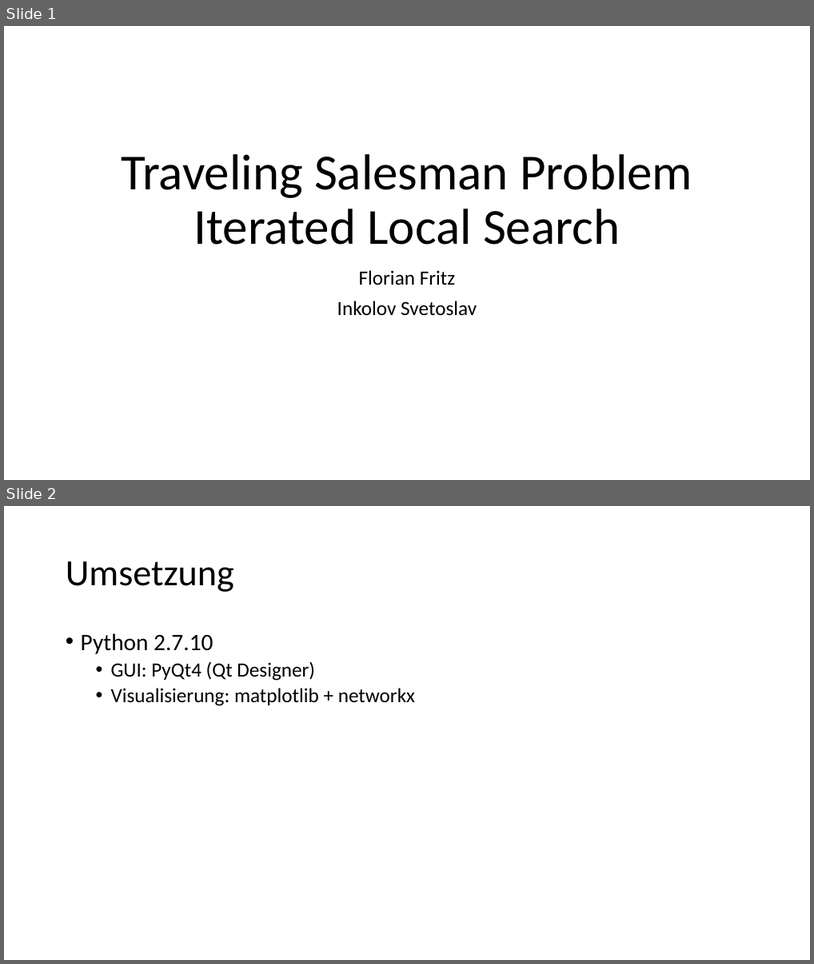
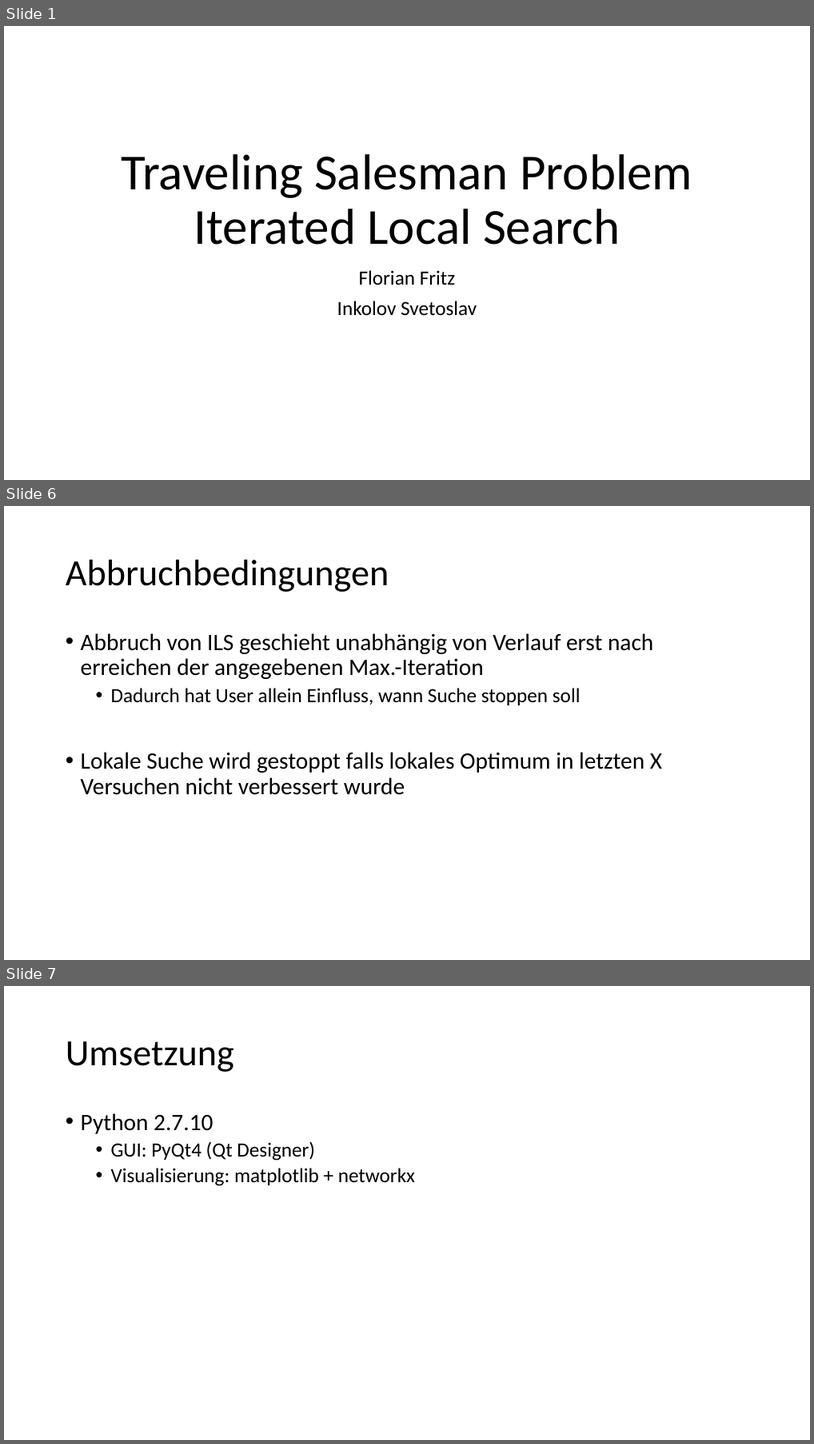
Before and after one commit to fritziF/Python-TSP-Heuristic, a slide deck: doc/Fritz_Svetoslav_TSP.pptx. Shown one above the other, each under a label of ours: slides 1 and 2 before the commit, slides 1, 6 and 7 after it; the slides between them are not shown. The pictures are 814x964 and 814x1444 pixels, drawn with LibreOffice and Linux fonts; fonts in the diff are those of the drawing. Boxes give left, top, right and bottom in pixels: in the first picture for what was removed or moved away, otherwise in the second. Text is boxed around its words. In the diff, an @@ line names an element or a change of style, - is before the commit and + after.

```diff
--- a/doc/Fritz_Svetoslav_TSP.pptx
+++ b/doc/Fritz_Svetoslav_TSP.pptx
@@ slide 6 added at [4,506,810,960], background #FFFFFF @@
@@ title added at [66,560,389,592], 44 pt, text #000000 @@
+Abbruchbedingungen
@@ text added at [81,633,662,795], 28 pt, text #000000 @@
+• Abbruch von ILS geschieht unabhängig von Verlauf erst nach erreichen der angegebenen Max.-Iteration
+  • Dadurch hat User allein Einfluss, wann Suche stoppen soll
+• Lokale Suche wird gestoppt falls lokales Optimum in letzten X Versuchen nicht verbessert wurde
@@ what was slide 2 is now slide 7 @@
```
Also in this commit, not shown: 4 slides changed, 2 other slides added, 1 slide removed.
